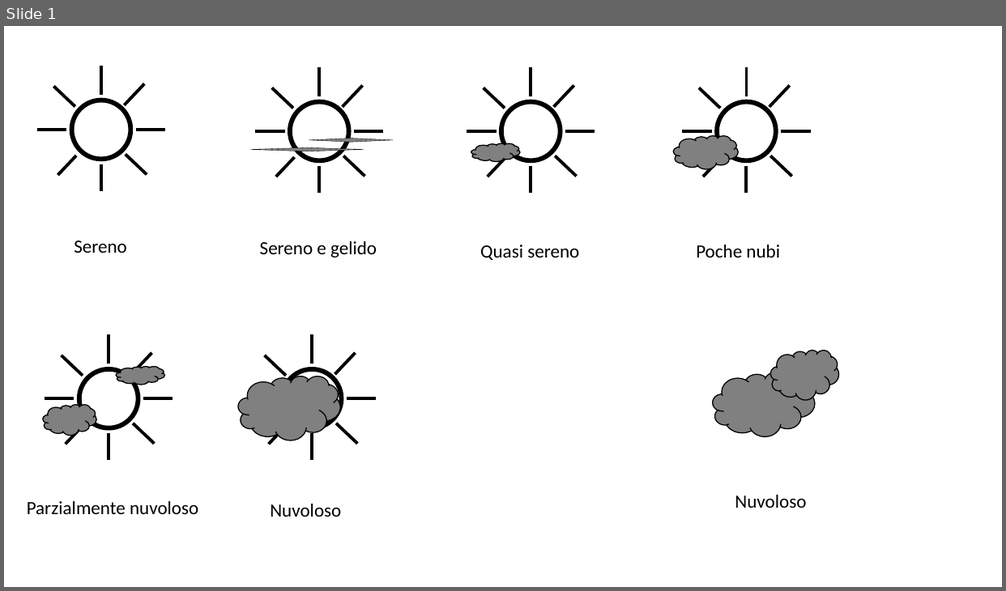
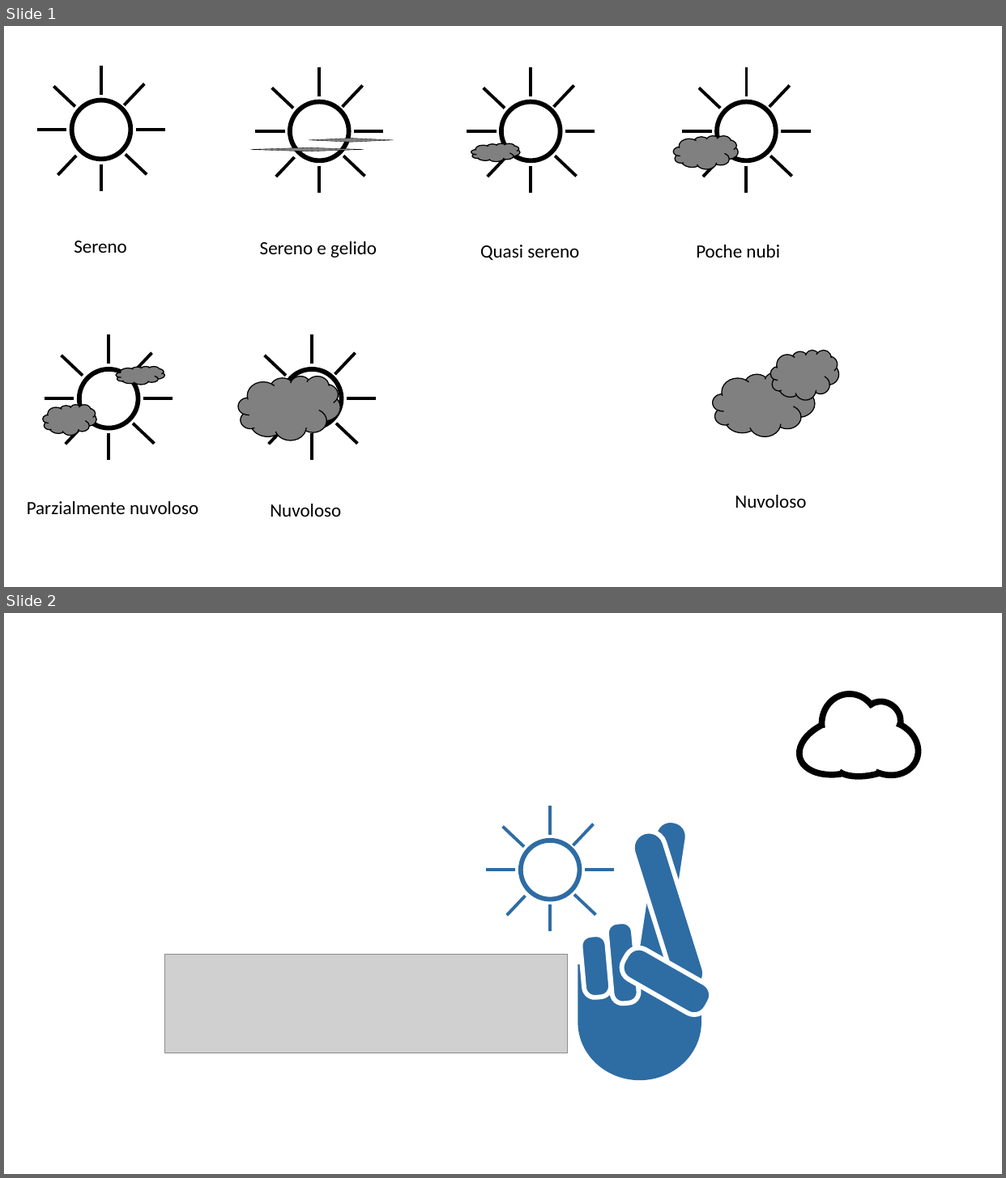
Before and after one commit to paserv/GAE, a slide deck: MadMeteo/res/icons.pptx. Shown one above the other, each under a label of ours: slide 1 before the commit, slides 1 and 2 after it. The pictures are 1006x591 and 1006x1178 pixels, drawn with LibreOffice and Linux fonts; fonts in the diff are those of the drawing; grey boxes stand for pictures. Boxes give left, top, right and bottom in pixels: in the first picture for what was removed or moved away, otherwise in the second. Text is boxed around its words. In the diff, an @@ line names an element or a change of style, - is before the commit and + after.

```diff
--- a/MadMeteo/res/icons.pptx
+++ b/MadMeteo/res/icons.pptx
@@ slide 2 added at (x1=4, y1=613, x2=1002, y2=1174), background #FFFFFF @@
@@ group added at (x1=792, y1=690, x2=927, y2=785): 5 arc (boxed as its full ellipse)s @@
@@ group added at (x1=486, y1=806, x2=614, y2=932): 8 lines, 1 ellipse @@
@@ rounded rectangle added at (x1=629, y1=828, x2=710, y2=995), fill #2E6CA4, outline #FFFFFF 4.5 pt @@
@@ rounded rectangle added at (x1=634, y1=819, x2=689, y2=973), fill #2E6CA4, outline #FFFFFF 4.5 pt @@
@@ rounded rectangle added at (x1=606, y1=921, x2=640, y2=1005), fill #2E6CA4, outline #FFFFFF 4.5 pt @@
@@ rounded rectangle added at (x1=579, y1=934, x2=612, y2=999), fill #2E6CA4, outline #FFFFFF 4.5 pt @@
@@ rounded rectangle added at (x1=616, y1=943, x2=716, y2=1020), fill #2E6CA4, outline #FFFFFF 4.5 pt @@
@@ picture added at (x1=165, y1=954, x2=569, y2=1053) @@
@@ flow chart delay added at (x1=578, y1=965, x2=701, y2=1081), fill #2E6CA4 @@
```
Also in this commit, not shown: 1 slide changed, 1 slide removed, 15 other files.
